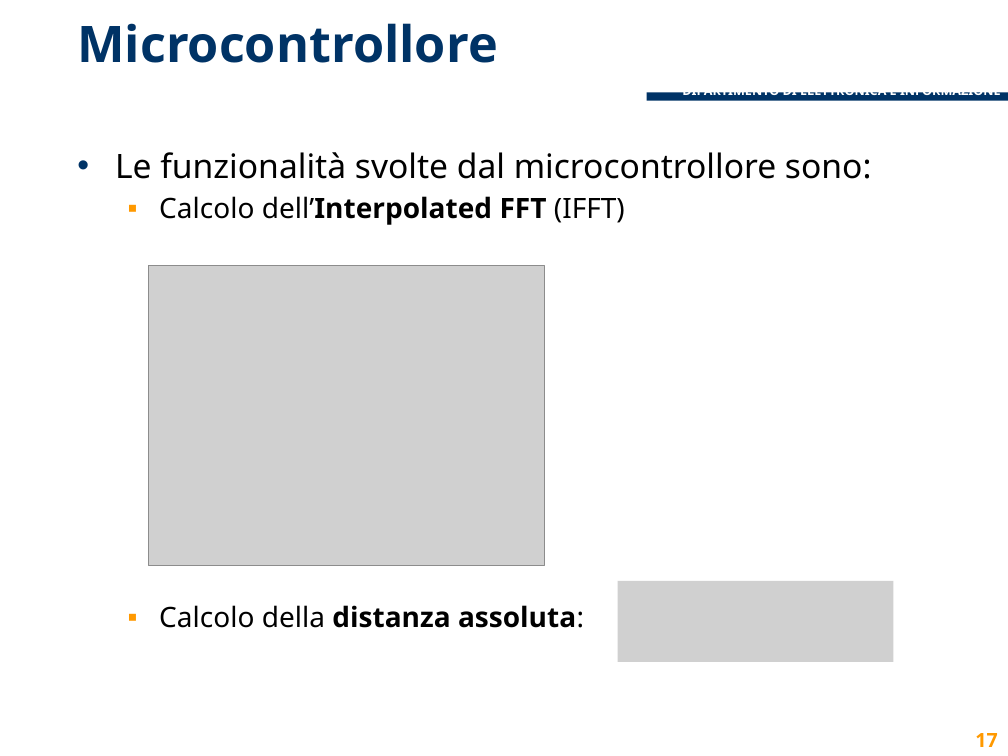
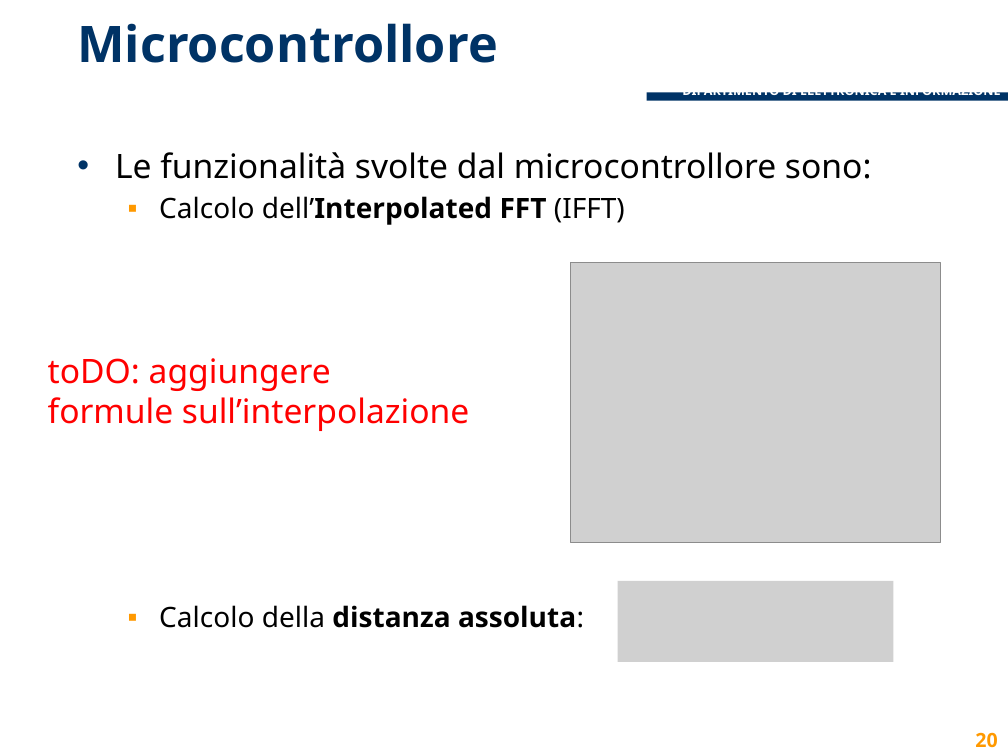
Before and after one commit to lcavagnispolimi/thesis_latex, a slide deck: slide 20 of presentazione_discussione.pptx (slide 17 before the commit). Drawn at 1008x756 pixels with LibreOffice and Linux fonts; fonts in the diff are those of the drawing; grey boxes stand for pictures; background and template pictures are left out. Boxes give left, top, right and bottom in pixels: in the first picture for what was removed or moved away, otherwise in the second. Text is boxed around its words. In the diff, an @@ line names an element or a change of style, - is before the commit and + after.

```diff
--- a/presentazione_discussione.pptx
+++ b/presentazione_discussione.pptx
@@ picture: place and size @@
-picture at (148, 266, 544, 565)
+picture at (571, 262, 940, 542)
@@ text added at (48, 358, 469, 431), 24 pt, text #FF0000 @@
+toDO: aggiungere
+formule sull’interpolazione
@@ page number at (975, 732, 997, 747): text changed @@
-17
+20
```
Also in this commit, not shown: 6 other slides changed, 6 slides added, 3 slides removed.
